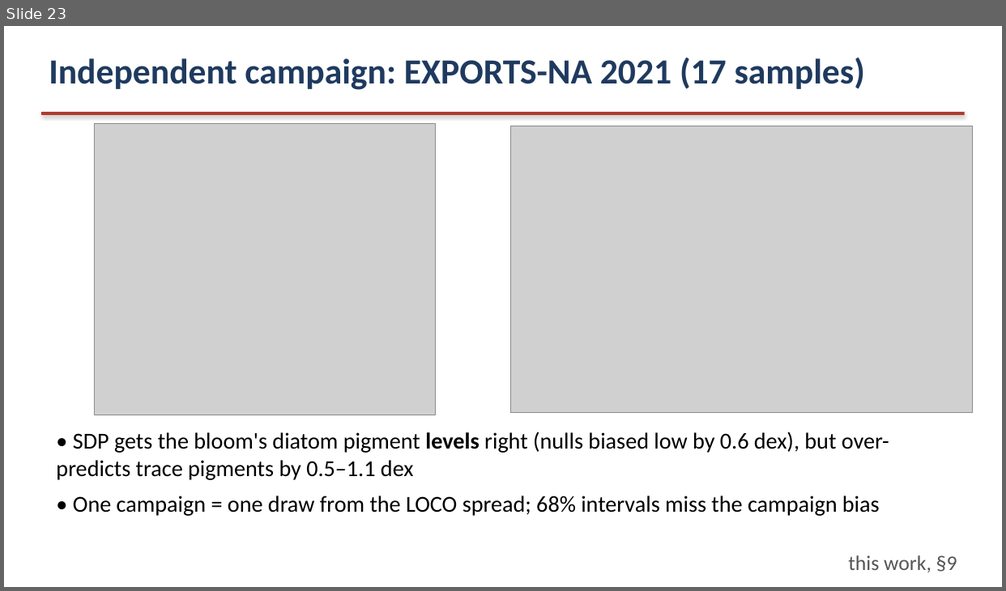
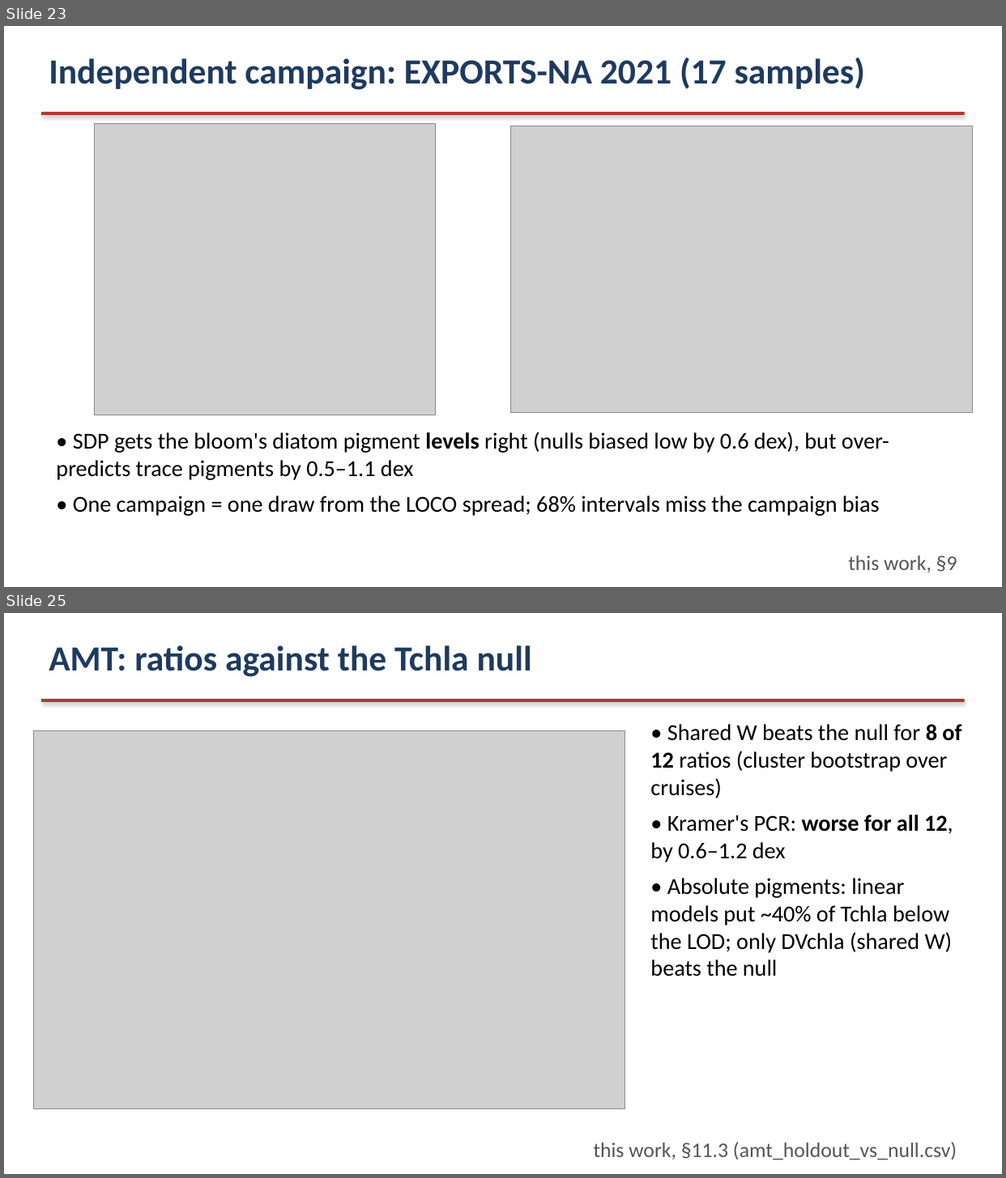
Before and after one commit to ocean-colour/EPFT-UP, a slide deck: reports/slides/SDP_Claude_Slides.pptx. Shown one above the other, each under a label of ours: slide 23 before the commit, slides 23 and 25 after it; the slides between them are not shown. The pictures are 1006x591 and 1006x1178 pixels, drawn with LibreOffice and Linux fonts; fonts in the diff are those of the drawing; grey boxes stand for pictures. Boxes give left, top, right and bottom in pixels: in the first picture for what was removed or moved away, otherwise in the second. Text is boxed around its words. In the diff, an @@ line names an element or a change of style, - is before the commit and + after.

```diff
--- a/reports/slides/SDP_Claude_Slides.pptx
+++ b/reports/slides/SDP_Claude_Slides.pptx
@@ slide 25 added at (4,613,1002,1174), background #FFFFFF @@
@@ text added at (49,645,532,677), 34 pt, text #1F3A5F, bold @@
+AMT: ratios against the Tchla null
@@ rectangle added at (41,699,965,702), fill #B03A2E @@
@@ picture added at (34,730,624,1109) @@
@@ text added at (650,724,961,977), 22 pt, text #000000 @@
+• Shared W beats the null for 8 of 12 ratios (cluster bootstrap over cruises)
+• Kramer's PCR: worse for all 12, by 0.6–1.2 dex
+• Absolute pigments: linear models put ~40% of Tchla below the LOD; only DVchla (shared W) beats the null
@@ text added at (594,1142,957,1161), 20 pt, text #555555 @@
+this work, §11.3 (amt_holdout_vs_null.csv)
```
Also in this commit, not shown: 5 slides changed, 3 other slides added, 21 other files.
